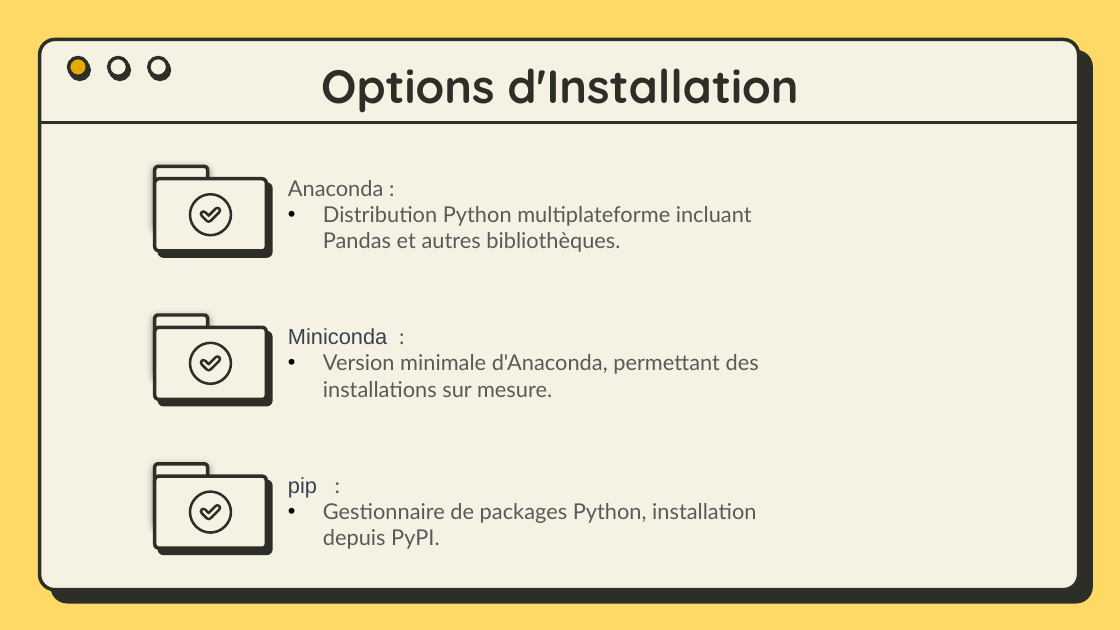
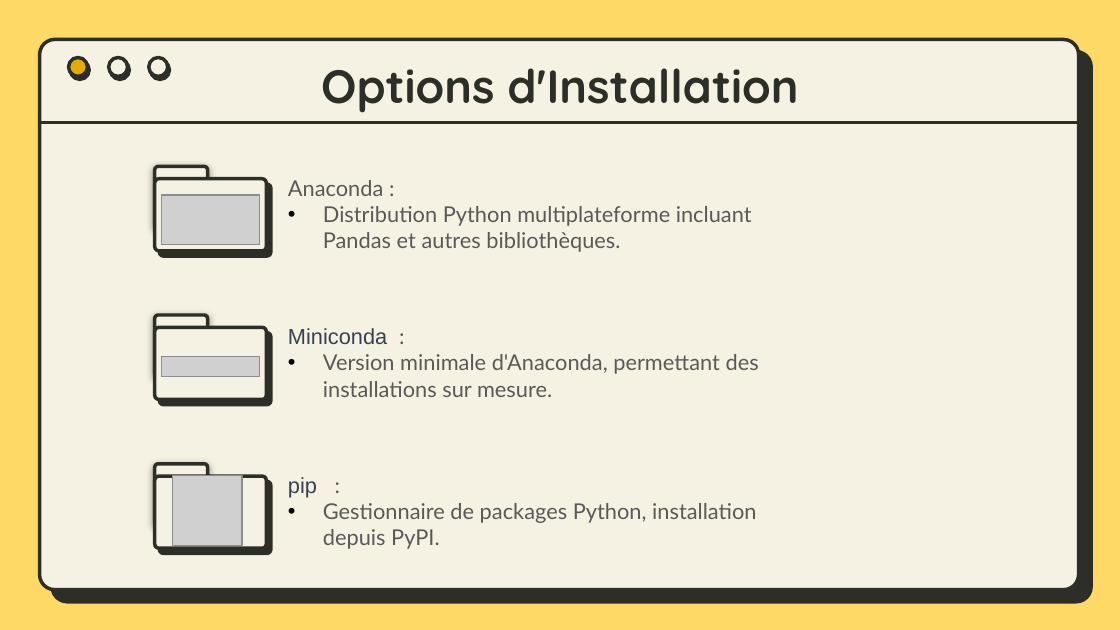
Before and after one commit to bydevmar/Master_MASD_FPO, a slide deck: slide 10 of SEMESTER 1/Modélisation avec Python/M- Pandas/Presentation/Pandas.pptx. Drawn at 1120x630 pixels with LibreOffice and Linux fonts; fonts in the diff are those of the drawing; grey boxes stand for pictures. Boxes give left, top, right and bottom in pixels: in the first picture for what was removed or moved away, otherwise in the second. Text is boxed around its words. In the diff, an @@ line names an element or a change of style, - is before the commit and + after.

Commit message:
Presentation Finished v1

```diff
--- a/SEMESTER 1/Modélisation avec Python/M- Pandas/Presentation/Pandas.pptx
+++ b/SEMESTER 1/Modélisation avec Python/M- Pandas/Presentation/Pandas.pptx
@@ picture added at (161, 195, 260, 244) @@
@@ freeform shape removed at (189, 193, 233, 236) @@
@@ freeform shape removed at (199, 206, 222, 223) @@
@@ picture added at (161, 356, 260, 376) @@
@@ freeform shape removed at (189, 342, 233, 385) @@
@@ freeform shape removed at (199, 355, 222, 372) @@
@@ picture added at (172, 476, 242, 545) @@
@@ freeform shape removed at (189, 491, 233, 534) @@
@@ freeform shape removed at (199, 504, 222, 521) @@
```
Also in this commit, not shown: 6 other slides changed, 2 slides added, 2 other files.
